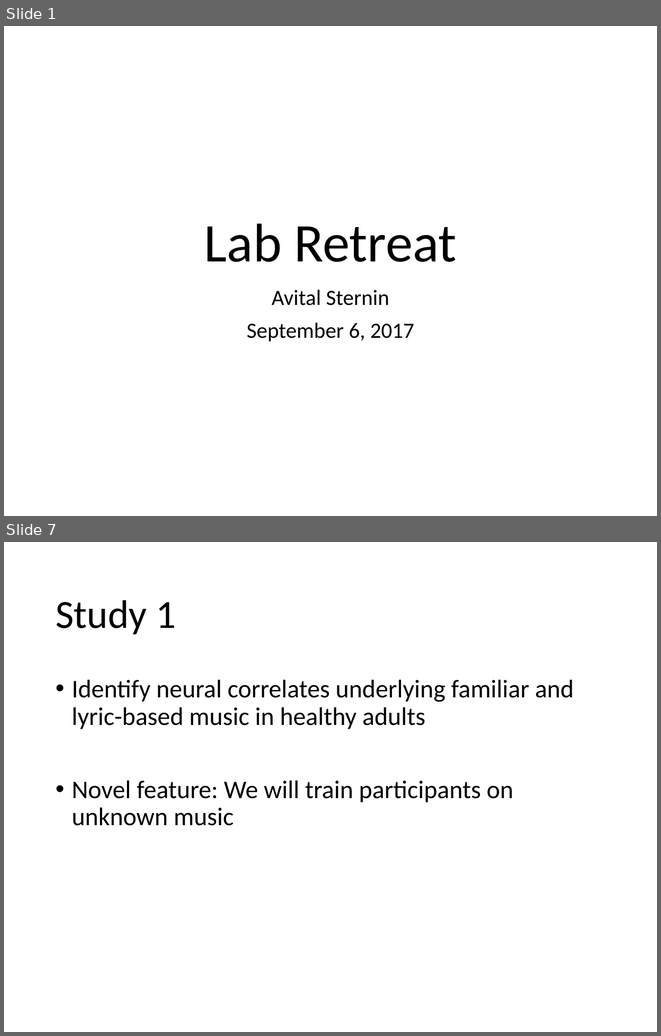
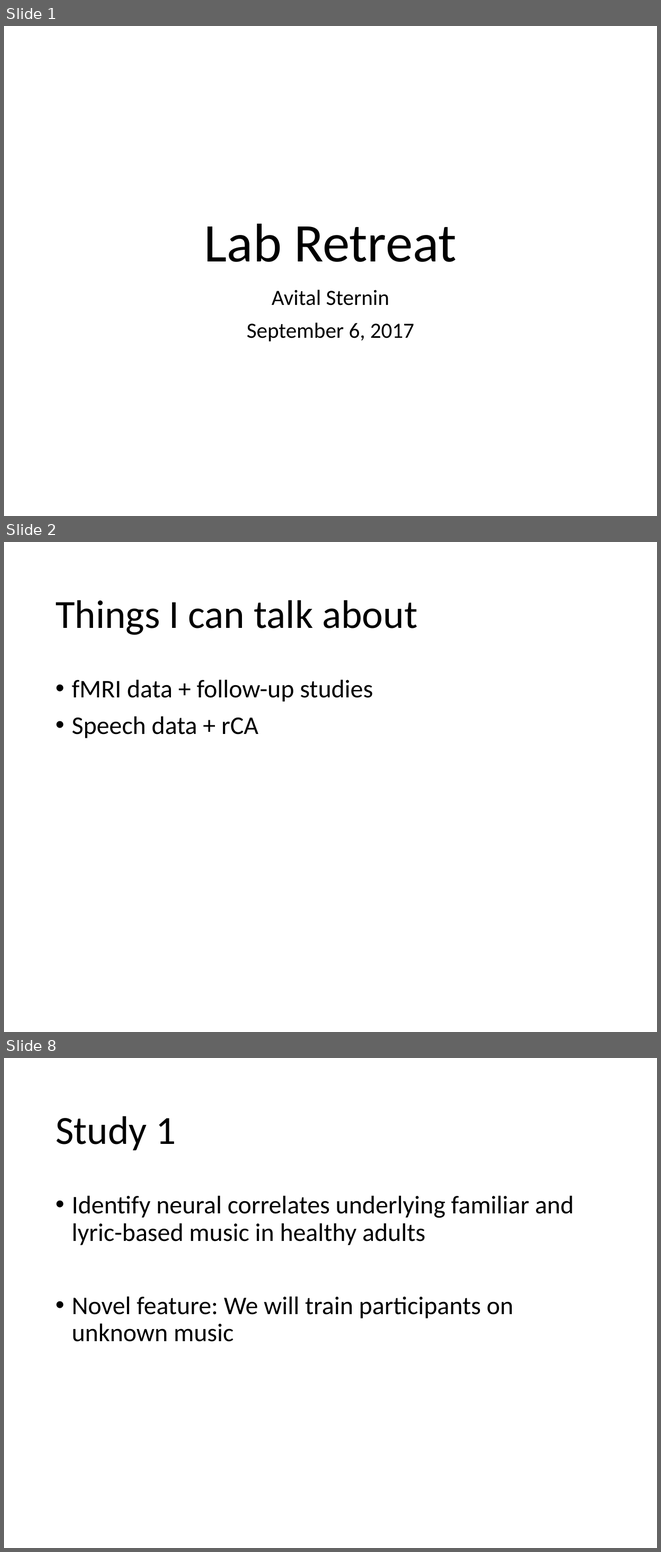
Before and after one commit to asternin/PhDProject, a slide deck: Meetings/2017.09.06-LabRetreat.pptx. Shown one above the other, each under a label of ours: slides 1 and 7 before the commit, slides 1, 2 and 8 after it; the slides between them are not shown. The pictures are 661x1036 and 661x1552 pixels, drawn with LibreOffice and Linux fonts; fonts in the diff are those of the drawing. Boxes give left, top, right and bottom in pixels: in the first picture for what was removed or moved away, otherwise in the second. Text is boxed around its words. In the diff, an @@ line names an element or a change of style, - is before the commit and + after.

```diff
--- a/Meetings/2017.09.06-LabRetreat.pptx
+++ b/Meetings/2017.09.06-LabRetreat.pptx
@@ slide 2 added at (x1=4, y1=542, x2=657, y2=1032), background #FFFFFF @@
@@ title added at (x1=55, y1=600, x2=417, y2=635), 44 pt, text #000000 @@
+Things I can talk about
@@ text added at (x1=72, y1=679, x2=373, y2=738), 28 pt, text #000000 @@
+• fMRI data + follow-up studies
+• Speech data + rCA
@@ what was slide 7 is now slide 8 @@
```
Also in this commit, not shown: 1 slide changed, 7 other slides added, 12 other files.
